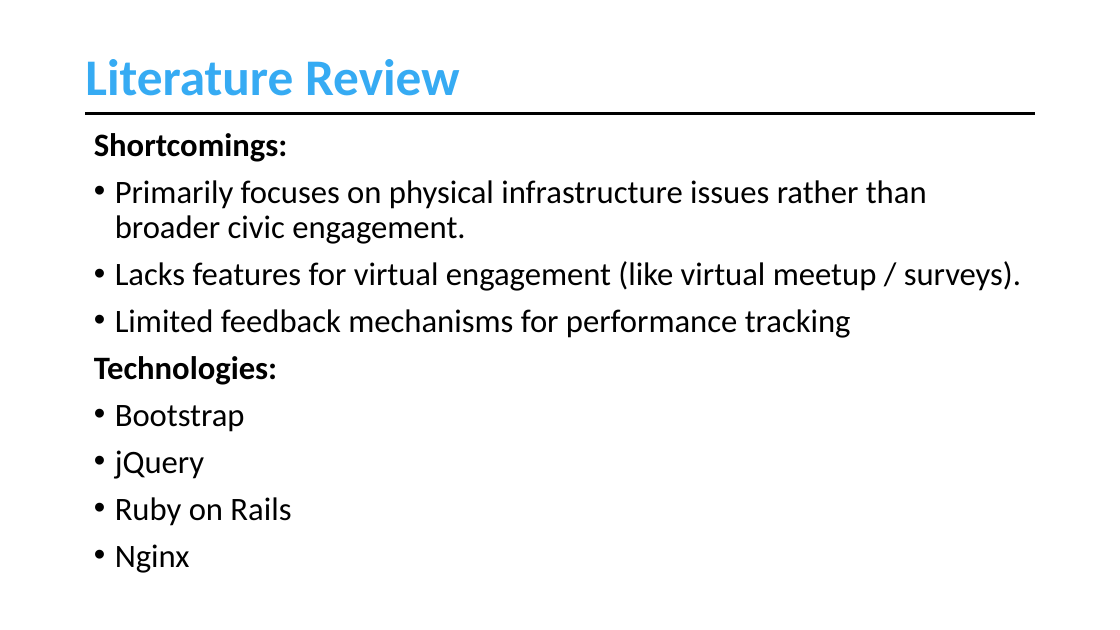
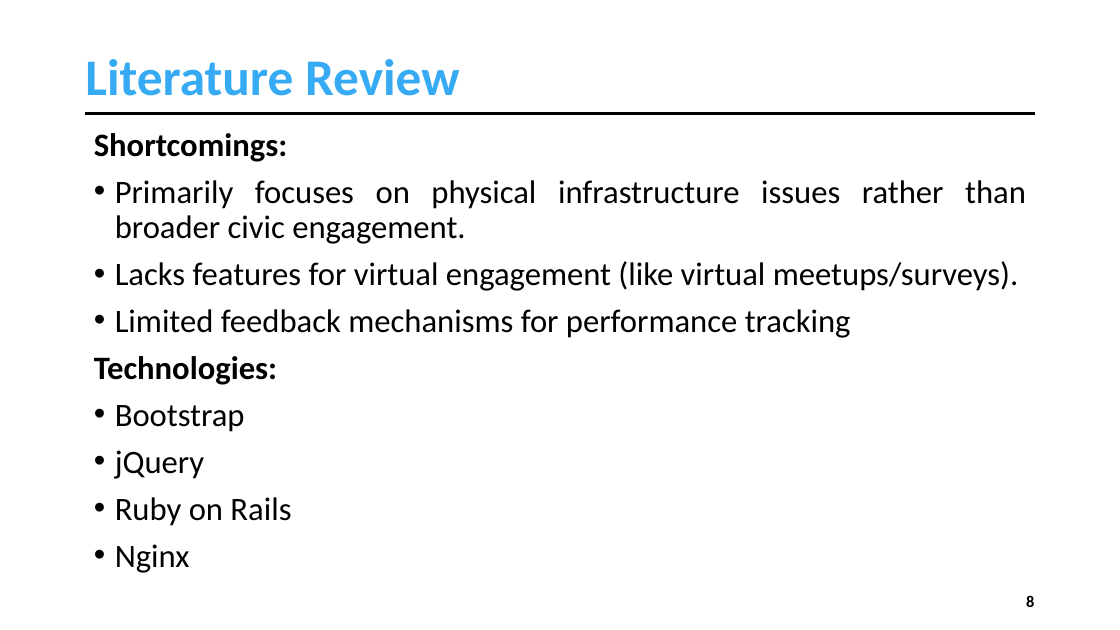
Before and after one commit to muhammadahsanmirza/fyp-constituency-connect, a slide deck: slide 8 of 4 - Idea Evaluation/Idea Evaluation Slides - Working Draft.pptx (slide 10 before the commit). Drawn at 1120x630 pixels with LibreOffice and Linux fonts; fonts in the diff are those of the drawing. Boxes give left, top, right and bottom in pixels: in the first picture for what was removed or moved away, otherwise in the second. Text is boxed around its words. In the diff, an @@ line names an element or a change of style, - is before the commit and + after.

```diff
--- a/4 - Idea Evaluation/Idea Evaluation Slides - Working Draft.pptx
+++ b/4 - Idea Evaluation/Idea Evaluation Slides - Working Draft.pptx
@@ text at [94, 133, 1026, 573]: alignment left to justified @@
@@ text at [115, 261, 1018, 291]: text changed @@
-• Lacks features for virtual engagement (like virtual meetup / surveys).
+• Lacks features for virtual engagement (like virtual meetups/surveys).
@@ page number added at [1026, 596, 1034, 607], 14 pt, text #000000, bold @@
+8
```
Also in this commit, not shown: 22 other slides changed, 4 slides added, 9 slides removed, 13 other files.
